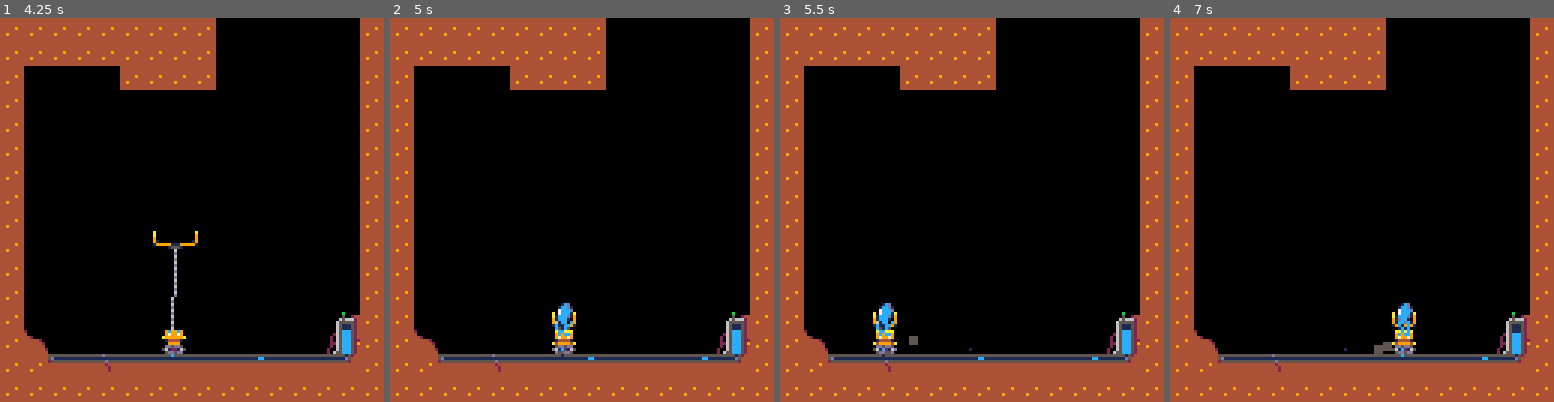
Above: before the commit, frames 1-4 (left to right).
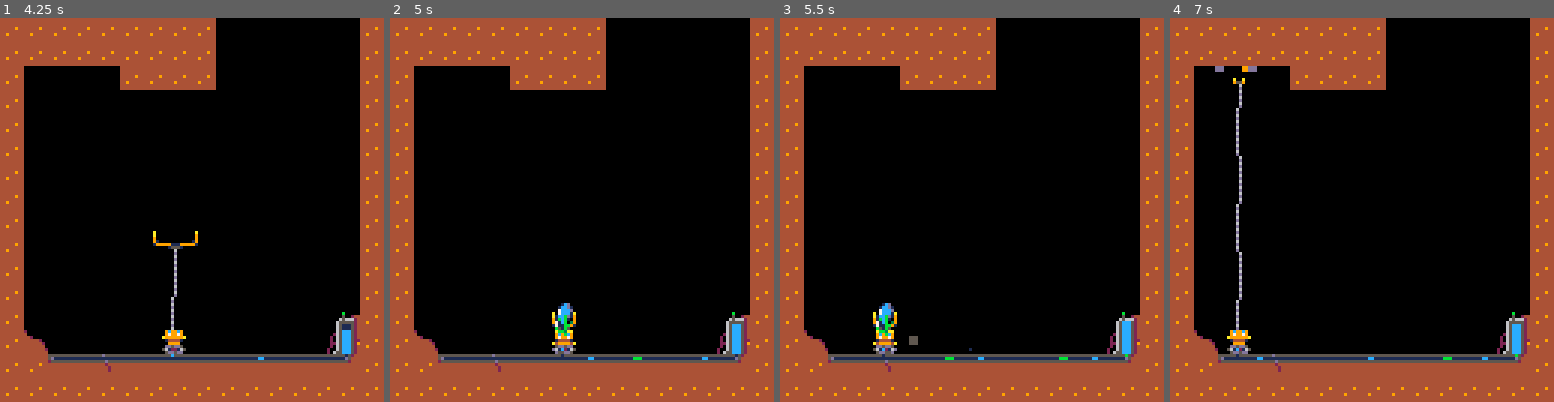
Above: after the commit, the same moments.

Repository: headjump/ld39
Game: PICO-8 cartridge crane.p8
The game is run twice, just before and just after one commit, with the same random seed, the same clock (stepped at 60 frames per second) and the same inputs.
Inputs:
- Up to frame 1 (4.25 s): tap X (X key) at 0.33, 1.07, 1.85, 2.97, 4.08 s; tap O (Z key) at 0.7, 1.7, 2.1, 2.5, 2.9, 3.3, 3.7, 4.1 s; hold Right 1.6-2.1 s; hold Right 2.47-3.03 s; hold Left 3.08-3.58 s; hold Right from 4.02 s (still down)
- Up to frame 2 (5 s): tap O (Z key) at 4.5, 4.9 s; release Right at 4.68 s
- Up to frame 3 (5.5 s): hold Left from 5.08 s (still down); tap X (X key) at 5.2 s; tap O (Z key) at 5.3 s
- Up to frame 4 (7 s): release Left at 5.68 s; tap O (Z key) every 0.4 s from 5.7 to 6.9 s; hold Right 6.08-6.58 s; tap X (X key) at 6.32 s; hold Right from 6.63 s (still down)

Frame 1 is identical in both runs. In frame 2, 0.1% of the frame differs, in the area x 42-92%, y 77-90%; in frame 3, 0.2%; in frame 4, 1.8%, in the area x 11-92%, y 12-90%.

Commit message:
can consume

Diff:
--- a/crane.p8
+++ b/crane.p8
@@ -62,10 +62,12 @@
 end
 
 function ent_consumer()
- local me=nil
+ local dispatch_every=10
+ local me
  me={
   layer=3,
   ents={},
+  wait_till_dispatch=dispatch_every,--fillup while consuming
   busy=false,
   ani=ani({27,28},true),
   add=function(ent)
@@ -78,11 +80,24 @@
    e.ani.upd()
    local cr=st.crane
    local cl=st.claw
+   local generating_energy=false
    e.busy=false
    for ent in all(e.ents) do
     e.busy=true
     if(not st.claw)then ent.bind_to_claw=false end
-    if(ent.energy <= 0)then del(ents,ent) end
+    if(ent.energy <= 0)then del(e.ents,ent) end
+    if(not st.bind_to_claw)then
+     generating_energy=true
+     ent.energy-=timed(1)
+     st.battery.amount+=timed(1)
+    end
+   end
+   if(generating_energy)then
+    e.wait_till_dispatch-=timed(1)
+    if(e.wait_till_dispatch<=0)then
+     e.wait_till_dispatch=dispatch_every
+     ngn_add(ent_energy_fillup(st.crane,11,7))
+    end
    end
   end,
   drw=function(e)
@@ -193,7 +208,6 @@
   dead_since=0,
   driving=false,
   upd=function(e,st)
-   --if(rnd(1)<.2)then ngn_add(ent_energy_fillup(e,11,7)) end
    local slowdown=function() e.spd*=timed_fac(.85) end
 
    if(e.dead)then e.dead_since+=timed(1) end
@@ -315,24 +329,24 @@
 
 function ent_energy_fillup(crane,col,col_in_bar)
  return {
-  x=crane.x+4,y=14*8+1,st="right",layer=3,flashtime=15,
+  x=crane.x+4,y=14*8+1,st="right",layer=3,flashtime=6,
   upd=function(e,st)
    local battery_x=st.battery.bar[1]+1
-   if(e.x>=battery_x-1)then
-    e.st="up"
-    e.x=battery_x
-   end
    if(e.st=="right")then
     e.x+=timed(2.5)
+    if(e.x>=battery_x-1)then
+     e.st="up"
+     e.x=battery_x
+    end
    elseif(e.st=="up")then
     e.x=battery_x
     e.y-=timed(.25)
     local bar=st.battery.bar
-    local bat_y=bar[2]+bar[4]
-    if(e.y<=bat_y)then e.y=bat_y e.st="flash" end
+    local bar_y=bar[2]+bar[4]
+    if(e.y<=bar_y)then e.y=bar_y; e.st="flash" end
    elseif(e.st=="flash")then
     e.flashtime-=timed(1)
-    if(e.flashtime<=0)then ngn_rem(e) return end
+    if(e.flashtime<=0)then ngn_rem(e); return end
    end
   end,
   drw=function(e,st)
@@ -340,7 +354,7 @@
     local bar=st.battery.bar
     rect(bar[1],bar[2]+bar[4]-1,bar[1]+bar[3]-1,bar[2]+bar[4],col_in_bar)
    else
-    rect(e.x,e.y,cond(e.st=="right",1,0)+e.x,e.y,col)
+    rect(e.x,e.y,cond(e.st=="right",2,0)+e.x,e.y,col)
    end
   end
  }
@@ -781,13 +795,13 @@
 0000000000097999799949000949799979990000561221655612216d0019999119999100444444426511152401dddd1001dddd101ddddd10011cd00000888880
 00000000094999999999000000099999999949000dd5dd5005dd55d0000000155100000044444444651115240000000000110000001dd0000011000000880000
 00000000000144444441000000014444444100000999999009c99c90000000000000600000000000651115240000000000000000000000000000000000000000
-00000000000029999920000000002999992000000999999009799790000000000000d0000000000265111524000000000000c000000000000008800000000000
-00000880005dd5dd5dd5d00000dd5dd5dd5dd0000aaaaaa0a999999a000000000000600000000020651115240000c00000c0c000000000000088000000000000
-008888800d11111111111d0005111111111115000499994001444410000000000000d000000000206511152200c00c000600c0c0000008800080000000000088
-08808800d1d6d55555d6d150d1d6d55555d6d1d009499490009999000000000000006000000000226511152900c00c000c00cc00008880800800000000088800
-00088800516665d5d56661d0d16665d5d56661d0a5dd5dda05dd5dd0000000000000d0000000002065111524001c0c000c00c000008880808888800888880000
-00008800d1d6d51515d6d1d051d6d51515d6d150561221655612216500a00a00000060000000020065111524000c0c0000cc0000008800888000088000800000
-00000000001000000000100000100000000010000dd5dd500dd5dd50009559000000d00000000206555155240000c0000000c000000000000000000088000000
+00000000000029999920000000002999992000000999999009799790000000000000d0000000000265111524000300000000b000000000000008800000000000
+00000880005dd5dd5dd5d00000dd5dd5dd5dd0000aaaaaa0a999999a000000000000600000000020651115240000700000b0b000000000000088000000000000
+008888800d11111111111d0005111111111115000499994001444410000000000000d000000000206511152200700b000700b030000008800080000000000088
+08808800d1d6d55555d6d150d1d6d55555d6d1d009499490009999000000000000006000000000226511152900b00b000700bb00008880800800000000088800
+00088800516665d5d56661d0d16665d5d56661d0a5dd5dda05dd5dd0000000000000d0000000002065111524003b0b000b00b000008880808888800888880000
+00008800d1d6d51515d6d1d051d6d51515d6d150561221655612216500a00a00000060000000020065111524000b0b0000bb3000008800888000088000800000
+00000000001000000000100000100000000010000dd5dd500dd5dd50009559000000d00000000206555155240000b0000000b000000000000000000088000000
 000000004444444400000000555555555555555555d5555500000000000000000000000000000000555152440000000000000000000000000000000800000000
 000000004444444400000000111111115d1111111111111100019990000000000000000000000000111d54440000000000000000000000000000008000000000
 0000880044444444000888005555555525555555555d555509999990000000000000000000088000555524440000088800000000800000000000088888800000
